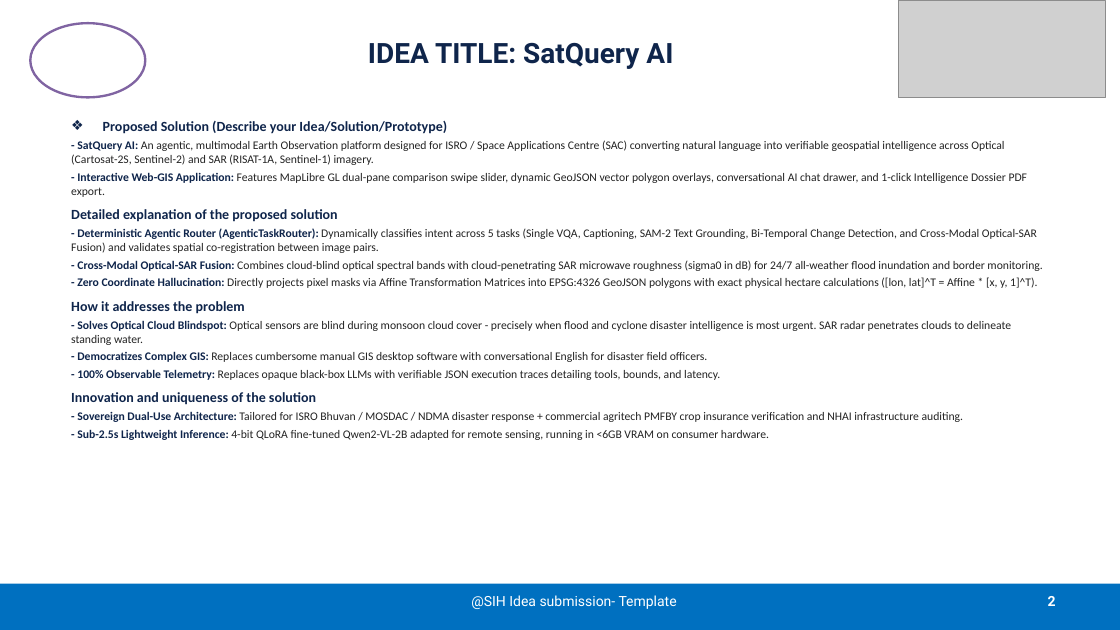
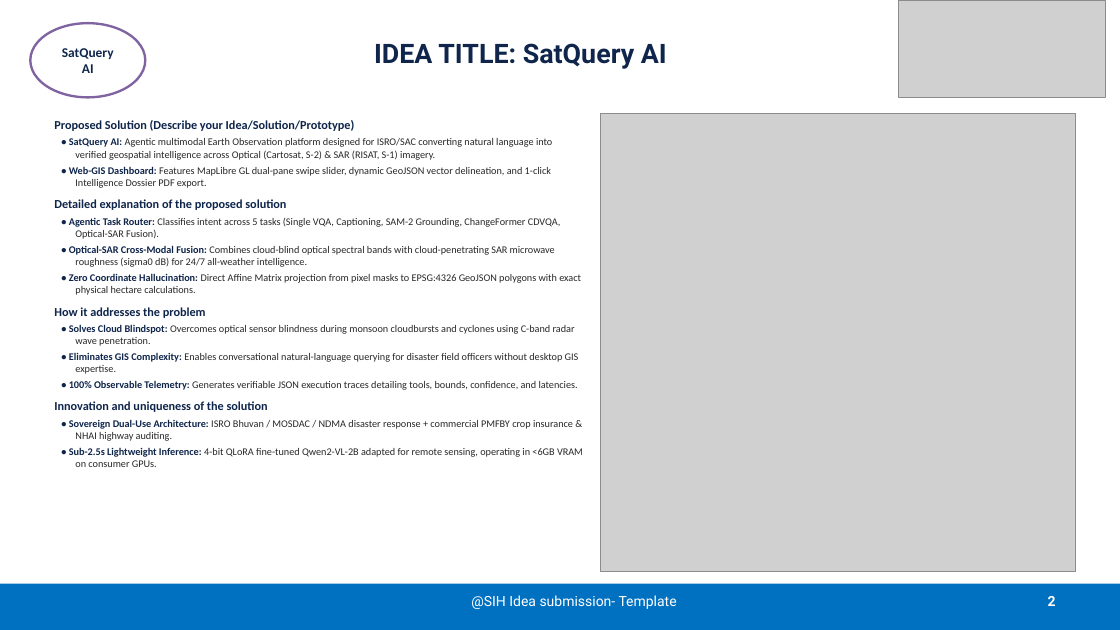
Before and after one commit to Shourya3113/SatQuery-AI-SIH-26, a slide deck: slide 2 of SIH2026-IDEA-Presentation-Format.pptx. Drawn at 1120x630 pixels with LibreOffice and Linux fonts; fonts in the diff are those of the drawing; grey boxes stand for pictures. Boxes give left, top, right and bottom in pixels: in the first picture for what was removed or moved away, otherwise in the second. Text is boxed around its words. In the diff, an @@ line names an element or a change of style, - is before the commit and + after.

```diff
--- a/SIH2026-IDEA-Presentation-Format.pptx
+++ b/SIH2026-IDEA-Presentation-Format.pptx
@@ title "IDEA TITLE: SatQuery AI" at box(374, 43, 667, 69): size 24 to 23 pt @@
@@ text in ellipse at box(62, 48, 114, 73): text added @@
+SatQuery AI
@@ text "Proposed Solution (Describe your Idea/Solution/Prototype)": place and size @@
-text "Proposed Solution (Describe your Idea/Solution/Prototype)" at box(71, 121, 1042, 440)
+text "Proposed Solution (Describe your Idea/Solution/Prototype)" at box(54, 120, 583, 467)
@@ picture added at box(601, 113, 1075, 571) @@
@@ text at box(54, 120, 355, 412): size 12 to 10.5 pt in "Proposed Solution (Describe your Idea/Solution/Prototype)", "Detailed explanation of the proposed solution", "How it addresses the problem", "Innovation and uniqueness of the solution"; bullet ❖ to none @@
@@ text at box(69, 138, 552, 188): text changed; size 10 to 8.8 pt; text colour #232323 to #282828 @@
-- SatQuery AI: An agentic, multimodal Earth Observation platform designed for ISRO / Space Applications Centre (SAC) converting natural language into verifiable geospatial intelligence across Optical (Cartosat-2S, Sentinel-2) and SAR (RISAT-1A, Sentinel-1) imagery.
-- Interactive Web-GIS Application: Features MapLibre GL dual-pane comparison swipe slider, dynamic GeoJSON vector polygon overlays, conversational AI chat drawer, and 1-click Intelligence Dossier PDF export.
+• SatQuery AI: Agentic multimodal Earth Observation platform designed for ISRO/SAC converting natural language into verified geospatial intelligence across Optical (Cartosat, S-2) & SAR (RISAT, S-1) imagery.
+• Web-GIS Dashboard: Features MapLibre GL dual-pane swipe slider, dynamic GeoJSON vector delineation, and 1-click Intelligence Dossier PDF export.
@@ text at box(69, 218, 581, 295): text changed; size 10 to 8.8 pt; text colour #232323 to #282828 @@
-- Deterministic Agentic Router (AgenticTaskRouter): Dynamically classifies intent across 5 tasks (Single VQA, Captioning, SAM-2 Text Grounding, Bi-Temporal Change Detection, and Cross-Modal Optical-SAR Fusion) and validates spatial co-registration between image pairs.
-- Cross-Modal Optical-SAR Fusion: Combines cloud-blind optical spectral bands with cloud-penetrating SAR microwave roughness (sigma0 in dB) for 24/7 all-weather flood inundation and border monitoring.
-- Zero Coordinate Hallucination: Directly projects pixel masks via Affine Transformation Matrices into EPSG:4326 GeoJSON polygons with exact physical hectare calculations ([lon, lat]^T = Affine * [x, y, 1]^T).
+• Agentic Task Router: Classifies intent across 5 tasks (Single VQA, Captioning, SAM-2 Grounding, ChangeFormer CDVQA, Optical-SAR Fusion).
+• Optical-SAR Cross-Modal Fusion: Combines cloud-blind optical spectral bands with cloud-penetrating SAR microwave roughness (sigma0 dB) for 24/7 all-weather intelligence.
+• Zero Coordinate Hallucination: Direct Affine Matrix projection from pixel masks to EPSG:4326 GeoJSON polygons with exact physical hectare calculations.
@@ text at box(69, 324, 579, 390): text changed; size 10 to 8.8 pt; text colour #232323 to #282828 @@
-- Solves Optical Cloud Blindspot: Optical sensors are blind during monsoon cloud cover - precisely when flood and cyclone disaster intelligence is most urgent. SAR radar penetrates clouds to delineate standing water.
-- Democratizes Complex GIS: Replaces cumbersome manual GIS desktop software with conversational English for disaster field officers.
-- 100% Observable Telemetry: Replaces opaque black-box LLMs with verifiable JSON execution traces detailing tools, bounds, and latency.
+• Solves Cloud Blindspot: Overcomes optical sensor blindness during monsoon cloudbursts and cyclones using C-band radar wave penetration.
+• Eliminates GIS Complexity: Enables conversational natural-language querying for disaster field officers without desktop GIS expertise.
+• 100% Observable Telemetry: Generates verifiable JSON execution traces detailing tools, bounds, confidence, and latencies.
@@ text at box(69, 419, 583, 467): text changed; size 10 to 8.8 pt; text colour #232323 to #282828 @@
-- Sovereign Dual-Use Architecture: Tailored for ISRO Bhuvan / MOSDAC / NDMA disaster response + commercial agritech PMFBY crop insurance verification and NHAI infrastructure auditing.
-- Sub-2.5s Lightweight Inference: 4-bit QLoRA fine-tuned Qwen2-VL-2B adapted for remote sensing, running in <6GB VRAM on consumer hardware.
+• Sovereign Dual-Use Architecture: ISRO Bhuvan / MOSDAC / NDMA disaster response + commercial PMFBY crop insurance & NHAI highway auditing.
+• Sub-2.5s Lightweight Inference: 4-bit QLoRA fine-tuned Qwen2-VL-2B adapted for remote sensing, operating in <6GB VRAM on consumer GPUs.
```
Also in this commit, not shown: 5 other slides changed, 14 other files.
